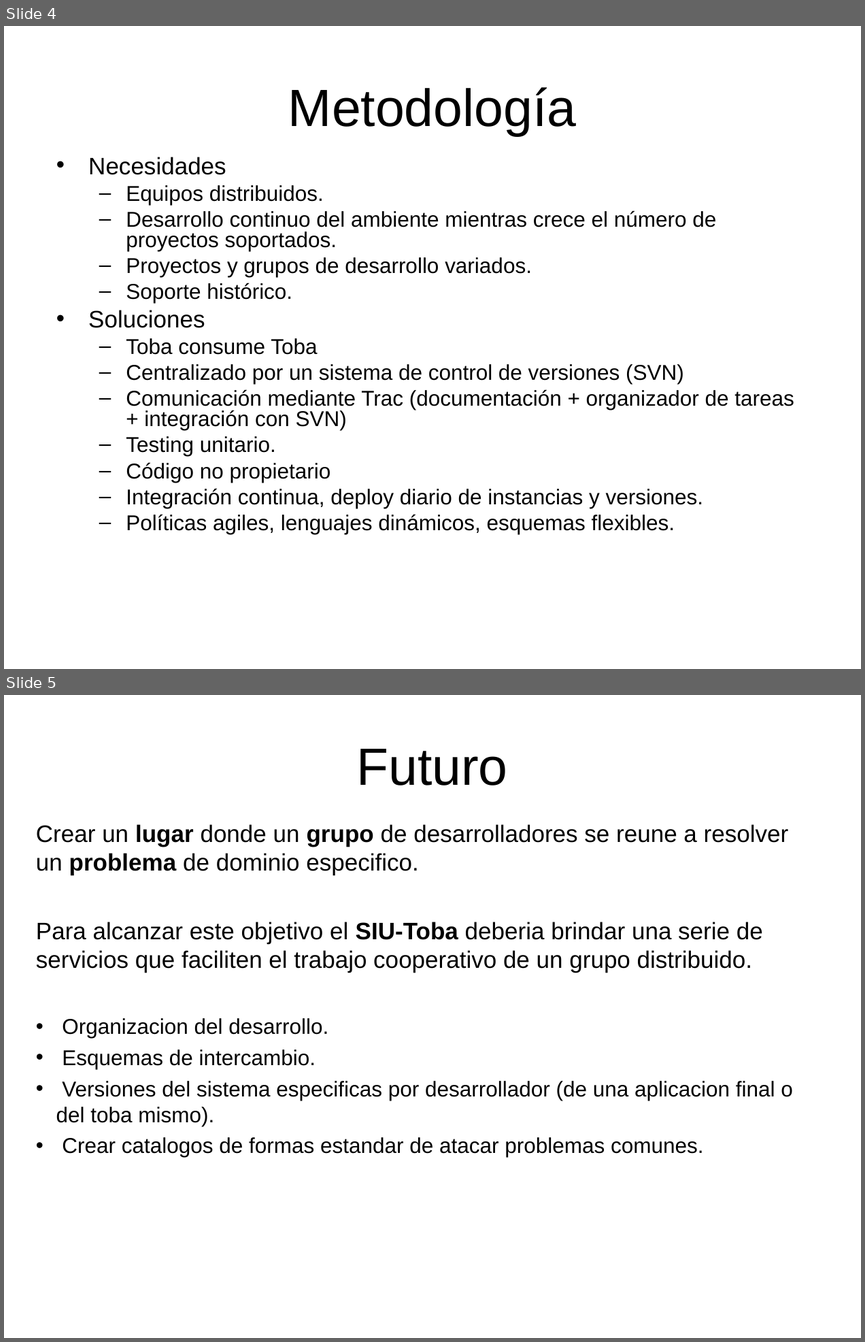
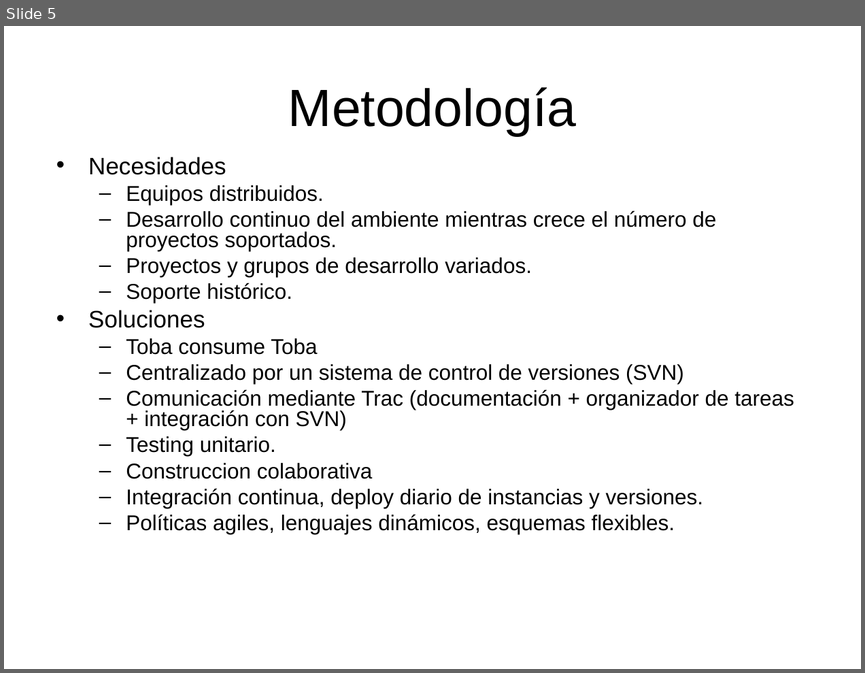
Before and after one commit to SIU-Toba/framework, a slide deck: doc/presentacion/Quinta SIU - 20 minutos.ppt. Shown one above the other, each under a label of ours: slides 4 and 5 before the commit, slide 5 after it. The pictures are 865x1342 and 865x673 pixels, drawn with LibreOffice and Linux fonts; fonts in the diff are those of the drawing. Boxes give left, top, right and bottom in pixels: in the first picture for what was removed or moved away, otherwise in the second. Text is boxed around its words. In the diff, an @@ line names an element or a change of style, - is before the commit and + after.

```diff
--- a/doc/presentacion/Quinta SIU - 20 minutos.ppt
+++ b/doc/presentacion/Quinta SIU - 20 minutos.ppt
@@ slide 5 removed at bbox=[4, 695, 861, 1338], background #FFFFFF @@
@@ title removed at bbox=[356, 749, 507, 785] @@
-Futuro
@@ subtitle removed at bbox=[36, 824, 793, 1157] @@
-Crear un lugar donde un grupo de desarrolladores se reune a resolver un problema de dominio especifico.
-Para alcanzar este objetivo el SIU-Toba deberia brindar una serie de servicios que faciliten el trabajo cooperativo de un grupo distribuido.
-• Organizacion del desarrollo.
-• Esquemas de intercambio.
-• Versiones del sistema especificas por desarrollador (de una aplicacion final o del toba mismo).
-• Crear catalogos de formas estandar de atacar problemas comunes.
@@ what was slide 4 is now slide 5 @@
@@ slide 5 changed as well @@
@@ text at bbox=[126, 463, 373, 479]: text changed @@
-  – Código no propietario
+  – Construccion colaborativa
```
Also in this commit, not shown: 1 other slide changed, 3 slides added, 2 other slides removed, 2 other files.
